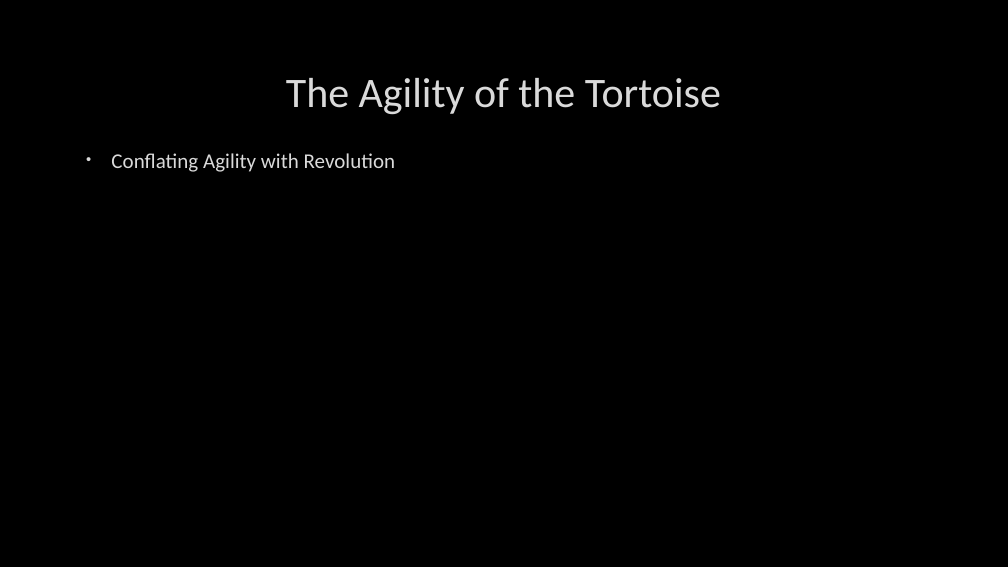
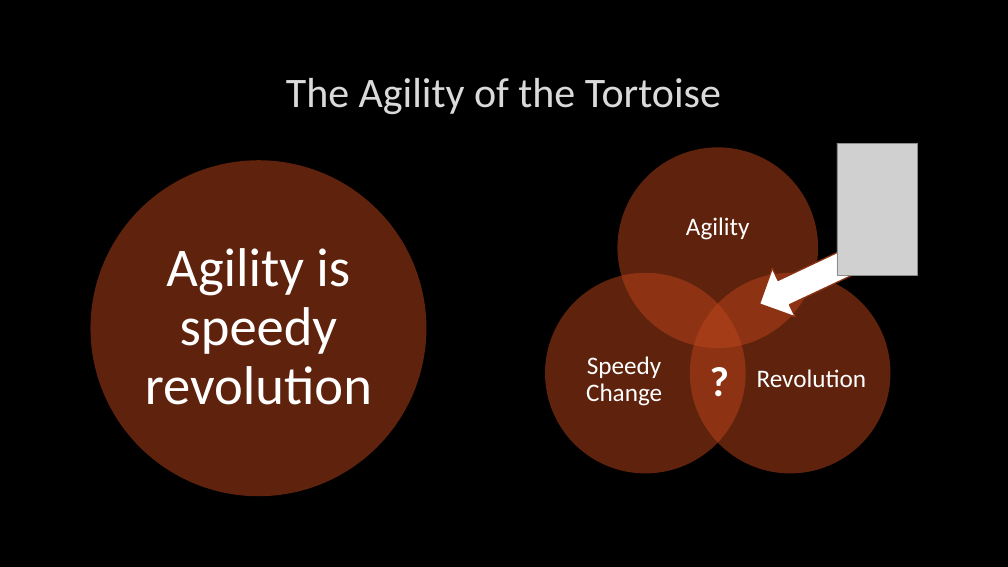
Before and after one commit to jugisahunk/presentations, a slide deck: slide 6 of tortoise-and-hare/tortoise-and-hare.pptx. Drawn at 1008x567 pixels with LibreOffice and Linux fonts; fonts in the diff are those of the drawing; grey boxes stand for pictures; background and template pictures are left out. Boxes give left, top, right and bottom in pixels: in the first picture for what was removed or moved away, otherwise in the second. Text is boxed around its words. In the diff, an @@ line names an element or a change of style, - is before the commit and + after.

```diff
--- a/tortoise-and-hare/tortoise-and-hare.pptx
+++ b/tortoise-and-hare/tortoise-and-hare.pptx
@@ picture added at box(837, 143, 918, 275) @@
@@ ellipse added at box(91, 160, 426, 496), fill #BC451B at 50% opacity @@
@@ text removed at box(111, 153, 396, 172) @@
-• Conflating Agility with Revolution
@@ left arrow added at box(749, 239, 858, 329), fill #FFFFFF, outline #8B3314 1.25 pt @@
@@ text added at box(145, 248, 372, 405), 52 pt, text #FFFFFF @@
+Agility is speedy revolution
@@ group added at box(545, 147, 891, 473): 3 ellipses, 3 texts @@
+Agility
+Revolution
+Speedy Change
@@ text added at box(702, 351, 747, 409), 40 pt, text #FFFFFF, bold @@
+?
```
Also in this commit, not shown: 7 other slides changed, 3 other files.
